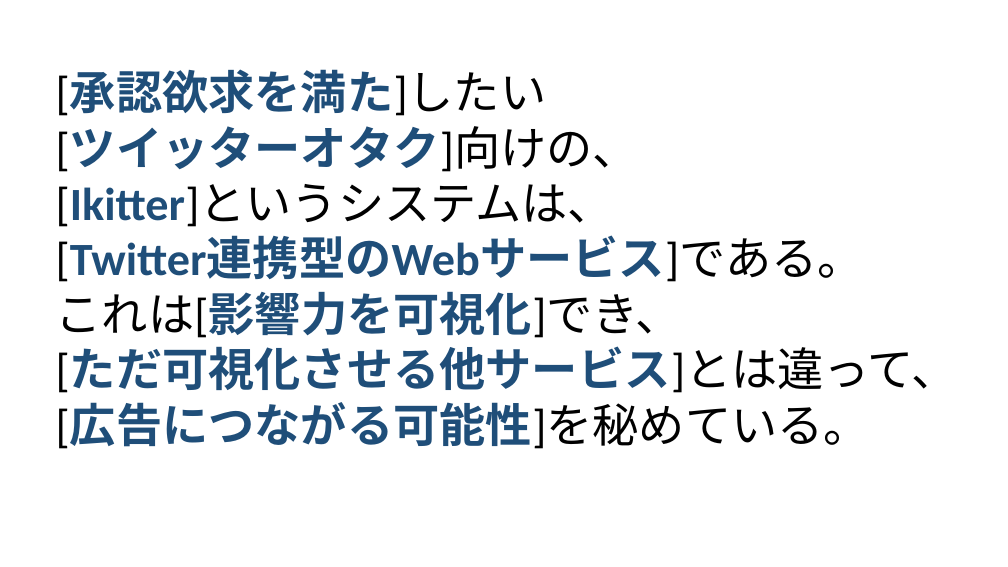
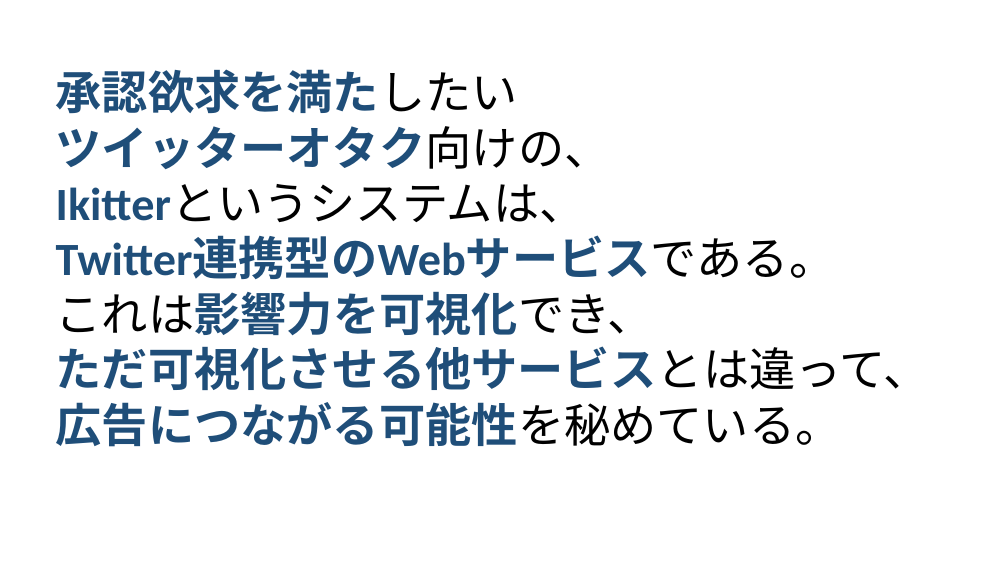
Before and after one commit to Gaiji4J/PBL2, a slide deck: slide 1 of docs/PBL2_プロダクトビジョン.pptx. Drawn at 1008x567 pixels with LibreOffice and Linux fonts; fonts in the diff are those of the drawing. Boxes give left, top, right and bottom in pixels: in the first picture for what was removed or moved away, otherwise in the second. Text is boxed around its words. In the diff, an @@ line names an element or a change of style, - is before the commit and + after.

Commit message:
プロダクトビジョン見やすく

```diff
--- a/docs/PBL2_プロダクトビジョン.pptx
+++ b/docs/PBL2_プロダクトビジョン.pptx
@@ text at <box>56,69,930,447</box>: text changed @@
-[承認欲求を満た]したい
-[ツイッターオタク]向けの、
-[Ikitter]というシステムは、
-[Twitter連携型のWebサービス]である。
-これは[影響力を可視化]でき、
-[ただ可視化させる他サービス]とは違って、
-[広告につながる可能性]を秘めている。
+承認欲求を満たしたい
+ツイッターオタク向けの、
+Ikitterというシステムは、
+Twitter連携型のWebサービスである。
+これは影響力を可視化でき、
+ただ可視化させる他サービスとは違って、
+広告につながる可能性を秘めている。
```
